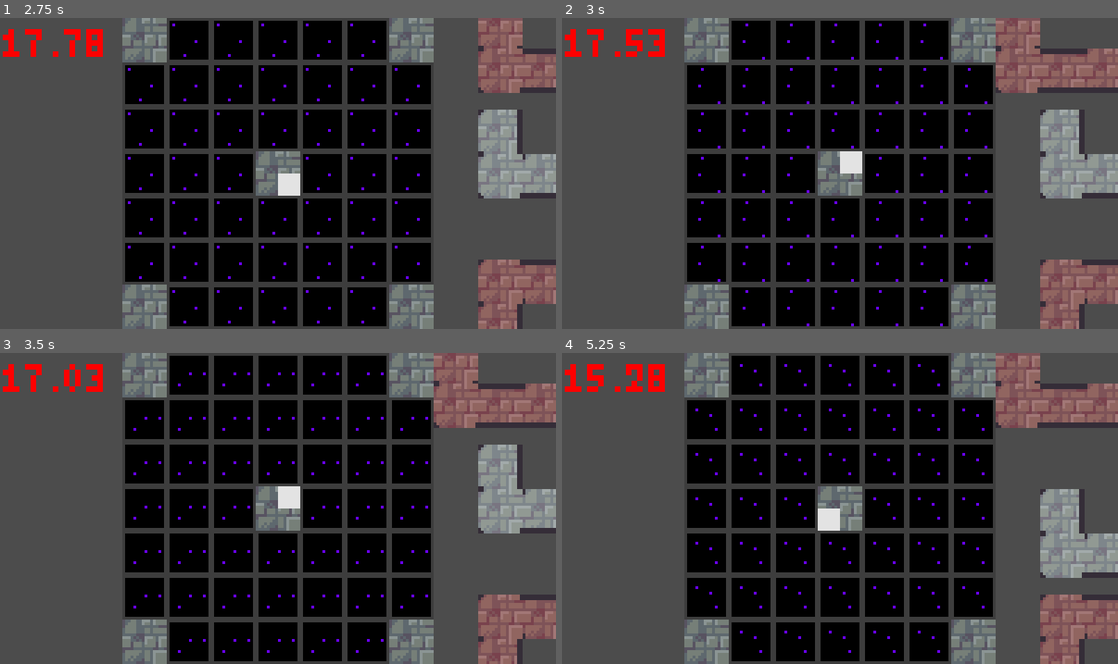
Above: before the commit, frames 1-4 (two rows, left to right).
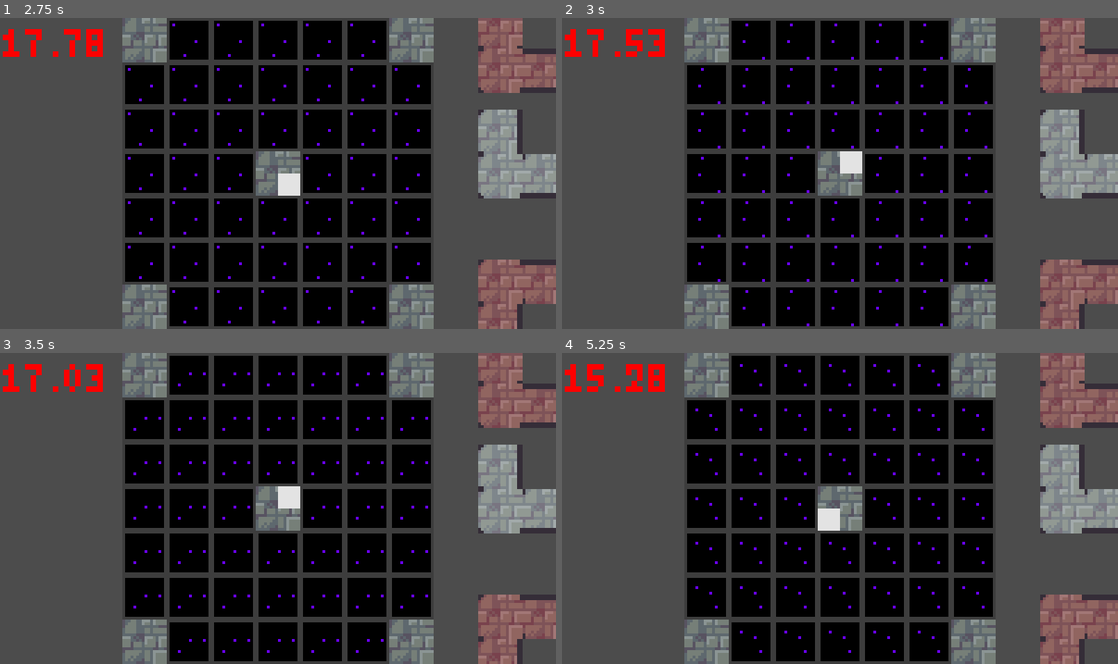
Above: after the commit, the same moments.

Repository: MrBSmith/Global2020
Game: Godot game, scene res://Scenes/GUI/Menus/ScreenTitle/ScreenTitle.tscn
Two runs of this game, one before a commit and one after it. Both use one fixed random seed, a clock stepped at 60 frames per second and the inputs below.
Inputs (mouse positions are in pixels of both pictures, inside the frame that each line leads up to):
- Up to frame 1 (2.75 s): tap Enter (ui_accept) at 0.5, 0.77, 1.52 s; move the mouse to (400, 157) at 0.52 s; hold Right (ui_right) 0.53-1.28 s; click (400, 157) at 0.6 s; move the mouse to (500, 70) at 1.27 s; hold Down (ui_down) 1.28-2.03 s; tap Mouse wheel down (rotate_card_anti_clock) at 1.35 s; move the mouse to (500, 27) at 2.02 s; hold Right (ui_right) from 2.03 s (still down); tap Mouse wheel up (rotate_card_clock) at 2.1 s
- Up to frame 2 (3 s): move the mouse to (1106, 70) at 2.77 s; release Right (ui_right) at 2.78 s; hold Up (ui_up) from 2.78 s (still down); click (1106, 70) at 2.85 s
- Up to frame 3 (3.5 s): keep holding Up (ui_up); tap Enter (ui_accept) at 3.02 s
- Up to frame 4 (5.25 s): release Up (ui_up) at 3.53 s; hold Left (ui_left) 3.53-5.03 s; tap Mouse wheel down (rotate_card_anti_clock) at 3.6 s; tap Enter (ui_accept) at 3.77, 4.52 s; move the mouse to (1062, 511) at 4.27 s; tap Mouse wheel up (rotate_card_clock) at 4.35 s; move the mouse to (1062, 468) at 5.02 s; hold Down (ui_down) from 5.03 s (still down); click (1062, 468) at 5.1 s

Frame 1 is identical in both runs. In frame 2, 3.1% of the frame differs, in the area x 78-100%, y 0-25%; in frame 3, 3.1%; in frame 4, 7.2%, in the area x 78-100%, y 0-73%.

Commit message:
Correct pivot and snap bad interaction

Diff:
--- a/Scenes/Cards/States/Drop.gd
+++ b/Scenes/Cards/States/Drop.gd
@@ -6,6 +6,7 @@
 	var first_tile = owner.tiles_array[0]
 
 	var nearest_void_tile = get_the_nearest_tile(first_tile, "VoidTiles")
+	owner.pivot_node.set_global_position(owner.get_global_position())
 	owner.global_position += get_translation(first_tile, nearest_void_tile)
 
 	if is_card_on_empty_place():
@@ -44,13 +45,6 @@
 	return inside_x && inside_y
 
 
-# Return true if one or more element of the array is of the given class
-func find_class_in_array(array: Array, class_to_find: String):
-	for element in array:
-		if element.is_class(class_to_find):
-			return true
-	return false
-
 
 # Find the nearest void tile, and returns it
 func get_the_nearest_tile(node : Node, group_name : String = "Tiles") -> Tile:
--- a/Scenes/Cards/States/Grab.gd
+++ b/Scenes/Cards/States/Grab.gd
@@ -15,10 +15,6 @@
 	owner.pivot_node.set_global_position(card_original_pos)
 
 
-func exit_state():
-	owner.set_global_position(owner.pivot_node.get_global_position())
-
-
 # Handle rotation
 func _input(_event):
 	if states_node.get_state() == self:
--- a/Scenes/Cards/States/InHand.gd
+++ b/Scenes/Cards/States/InHand.gd
@@ -1,3 +1,6 @@
 extends StateBase
 
 #### HAND STATE ####
+
+func enter_state():
+	owner.set_global_position(owner.pivot_node.get_global_position())
